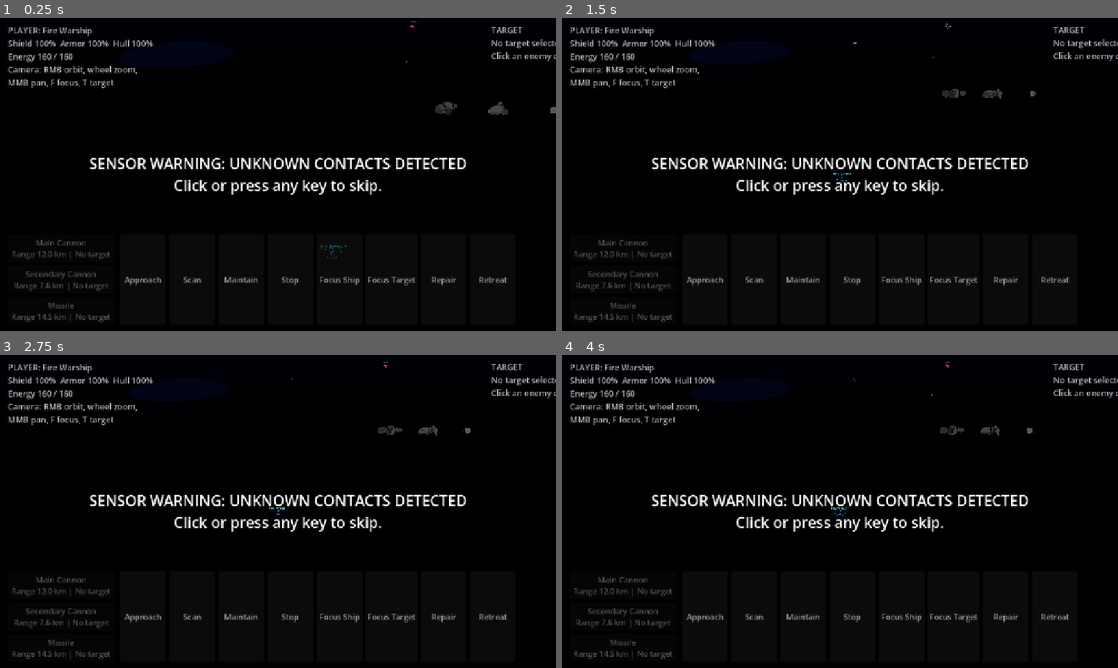
Above: before the commit, frames 1-4 (two rows, left to right).
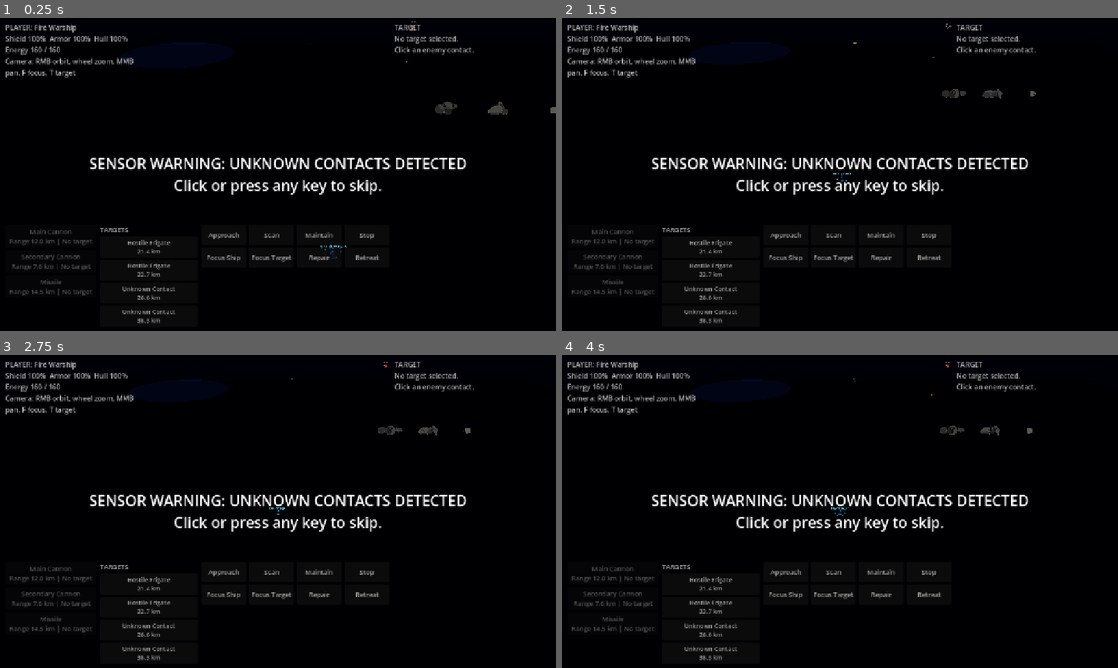
Above: after the commit, the same moments.

Repository: Anandkripal/battleship-story-rpg
Game: Godot game, scene res://scenes/combat/battle_3d.tscn
Same seed, same stepped clock (60 frames per second), same inputs: the game is played once before the commit and once after it. This scene is started directly instead of the project's main scene.
Inputs (mouse positions are in pixels of both pictures, inside the frame that each line leads up to):
- Up to frame 1 (0.25 s): no input
- Up to frame 2 (1.5 s): click "Approach" at 0.5 s; click "Scan" at 1.25 s
- Up to frame 3 (2.75 s): click "Maintain" at 2 s
- Up to frame 4 (4 s): click (712, 630) at 2.75 s, where only the run after the commit has a clickable "Unknown Contact 26.6 km"; click "Stop" at 3.5 s

The runs differ from the first frame. In frame 1, 5.1% of the frame differs, in the area x 1-100%, y 1-98%; in frame 2, 5.1%; in frame 3, 5.1%; in frame 4, 5.1%.

Commit message:
Improve demo battle targeting HUD

Diff:
--- a/scripts/combat/battle_controller.gd
+++ b/scripts/combat/battle_controller.gd
@@ -36,7 +36,8 @@
 var target_label: Label
 var log_label: Label
 var weapon_box: VBoxContainer
-var command_box: HBoxContainer
+var target_box: VBoxContainer
+var command_box: GridContainer
 var result: Dictionary = {}
 var battle_started := false
 var battle_ended := false
@@ -315,22 +316,22 @@
 
 	var margin := MarginContainer.new()
 	margin.set_anchors_and_offsets_preset(Control.PRESET_FULL_RECT)
-	margin.add_theme_constant_override("margin_left", 18)
-	margin.add_theme_constant_override("margin_right", 18)
-	margin.add_theme_constant_override("margin_top", 14)
-	margin.add_theme_constant_override("margin_bottom", 14)
+	margin.add_theme_constant_override("margin_left", 12)
+	margin.add_theme_constant_override("margin_right", 12)
+	margin.add_theme_constant_override("margin_top", 10)
+	margin.add_theme_constant_override("margin_bottom", 10)
 	root.add_child(margin)
 
 	var layout := VBoxContainer.new()
-	layout.add_theme_constant_override("separation", 8)
+	layout.add_theme_constant_override("separation", 6)
 	margin.add_child(layout)
 
 	var top := HBoxContainer.new()
-	top.add_theme_constant_override("separation", 14)
+	top.add_theme_constant_override("separation", 10)
 	layout.add_child(top)
 
 	player_label = _hud_label()
-	player_label.custom_minimum_size = Vector2(350, 130)
+	player_label.custom_minimum_size = Vector2(330, 116)
 	top.add_child(player_label)
 
 	var spacer := Control.new()
@@ -338,7 +339,7 @@
 	top.add_child(spacer)
 
 	target_label = _hud_label()
-	target_label.custom_minimum_size = Vector2(390, 150)
+	target_label.custom_minimum_size = Vector2(360, 128)
 	top.add_child(target_label)
 
 	var lower_spacer := Control.new()
@@ -346,20 +347,29 @@
 	layout.add_child(lower_spacer)
 
 	var bottom := HBoxContainer.new()
-	bottom.add_theme_constant_override("separation", 14)
+	bottom.add_theme_constant_override("separation", 8)
 	layout.add_child(bottom)
 
 	weapon_box = VBoxContainer.new()
-	weapon_box.add_theme_constant_override("separation", 8)
+	weapon_box.custom_minimum_size = Vector2(210, 0)
+	weapon_box.add_theme_constant_override("separation", 6)
 	bottom.add_child(weapon_box)
 
-	command_box = HBoxContainer.new()
-	command_box.add_theme_constant_override("separation", 8)
+	target_box = VBoxContainer.new()
+	target_box.custom_minimum_size = Vector2(225, 0)
+	target_box.add_theme_constant_override("separation", 5)
+	bottom.add_child(target_box)
+
+	command_box = GridContainer.new()
+	command_box.columns = 4
+	command_box.custom_minimum_size = Vector2(440, 0)
+	command_box.add_theme_constant_override("h_separation", 6)
+	command_box.add_theme_constant_override("v_separation", 6)
 	command_box.size_flags_horizontal = Control.SIZE_EXPAND_FILL
 	bottom.add_child(command_box)
 
 	log_label = _hud_label()
-	log_label.custom_minimum_size = Vector2(320, 110)
+	log_label.custom_minimum_size = Vector2(230, 104)
 	bottom.add_child(log_label)
 
 	_build_command_buttons()
@@ -401,6 +411,7 @@
 	]
 	target_label.text = _target_text()
 	_rebuild_weapon_buttons()
+	_rebuild_target_buttons()
 	_update_ship_markers()
 
 
@@ -441,25 +452,56 @@
 			weapon.get("display_name", weapon_id),
 			status_text
 		]
-		button.custom_minimum_size = Vector2(245, 64)
-		button.add_theme_font_size_override("font_size", 18)
+		button.custom_minimum_size = Vector2(210, 52)
+		button.add_theme_font_size_override("font_size", 15)
 		button.disabled = target_ship == null or not selected_ship.can_fire(index, target_ship)
 		button.pressed.connect(func() -> void: _fire_selected_weapon(index))
 		weapon_box.add_child(button)
 
 
+func _rebuild_target_buttons() -> void:
+	for child in target_box.get_children():
+		child.queue_free()
+	var title := Label.new()
+	title.text = "TARGETS"
+	title.add_theme_font_size_override("font_size", 15)
+	target_box.add_child(title)
+	for enemy in enemy_ships:
+		if enemy == null or enemy.destroyed_flag:
+			continue
+		var button := Button.new()
+		button.text = _target_button_text(enemy)
+		button.custom_minimum_size = Vector2(210, 42)
+		button.add_theme_font_size_override("font_size", 14)
+		button.pressed.connect(func() -> void: _select_target(enemy))
+		target_box.add_child(button)
+
+
+func _target_button_text(enemy: Variant) -> String:
+	var prefix := "> " if enemy == target_ship else ""
+	var distance_text: String = _format_distance(selected_ship.global_position.distance_to(enemy.global_position)) if selected_ship != null else ""
+	var detection: int = _detection_state(selected_ship, enemy)
+	match detection:
+		TARGETING.DetectionState.SCANNED:
+			return "%s%s\n%s" % [prefix, enemy.display_name, distance_text]
+		TARGETING.DetectionState.CLASSIFIED:
+			return "%sHostile %s\n%s" % [prefix, enemy.ship_class.capitalize(), distance_text]
+		_:
+			return "%sUnknown Contact\n%s" % [prefix, distance_text]
+
+
 func _add_command_button(text: String, callback: Callable) -> void:
 	var button := Button.new()
 	button.text = text
-	button.custom_minimum_size = Vector2(105, 56)
-	button.add_theme_font_size_override("font_size", 18)
+	button.custom_minimum_size = Vector2(104, 46)
+	button.add_theme_font_size_override("font_size", 15)
 	button.pressed.connect(callback)
 	command_box.add_child(button)
 
 
 func _hud_label() -> Label:
 	var label := Label.new()
-	label.add_theme_font_size_override("font_size", 19)
+	label.add_theme_font_size_override("font_size", 16)
 	label.autowrap_mode = TextServer.AUTOWRAP_WORD_SMART
 	return label
 
@@ -578,6 +620,17 @@
 	_log("Emergency repair restored %.0f hull." % repaired)
 
 
+func _select_target(new_target: Variant) -> void:
+	if new_target == null or new_target.destroyed_flag:
+		return
+	if target_ship != null and target_ship != new_target:
+		target_ship.set_selected(false)
+	target_ship = new_target
+	target_ship.set_selected(true)
+	_log("Target selected: %s." % TARGETING.detection_label(_detection_state(selected_ship, target_ship)))
+	_refresh_hud()
+
+
 func _handle_left_click(screen_position: Vector2) -> void:
 	var clicked_ship: Variant = _ship_at_screen_position(screen_position)
 	if clicked_ship != null:
@@ -588,11 +641,7 @@
 			selected_ship.set_selected(true)
 			_log("Selected %s." % selected_ship.display_name)
 		else:
-			if target_ship != null:
-				target_ship.set_selected(false)
-			target_ship = clicked_ship
-			target_ship.set_selected(true)
-			_log("Target selected: %s." % TARGETING.detection_label(_detection_state(selected_ship, target_ship)))
+			_select_target(clicked_ship)
 		return
 
 	var point := _screen_to_battle_plane(screen_position)
@@ -607,9 +656,11 @@
 	for ship in player_ships + enemy_ships:
 		if ship.destroyed_flag:
 			continue
+		if not camera.is_position_in_frustum(ship.global_position):
+			continue
 		var projected := camera.unproject_position(ship.global_position)
 		var distance := projected.distance_to(screen_position)
-		var pick_radius: float = max(42.0, float(ship.collision_radius) * 0.18)
+		var pick_radius: float = max(70.0, float(ship.collision_radius) * 0.42)
 		if distance < best_distance and distance < pick_radius:
 			best_distance = distance
 			best_ship = ship
--- a/tools/smoke_demo_battle.gd
+++ b/tools/smoke_demo_battle.gd
@@ -30,6 +30,14 @@
 		errors.append("Demo camera starts too far away.")
 	if battle.get("intro_active"):
 		errors.append("Demo battle should skip the cinematic intro.")
+	if battle.get("target_box") == null:
+		errors.append("Demo battle did not build a target button list.")
+	elif battle.get("target_box").get_child_count() < 4:
+		errors.append("Expected target title plus 3 enemy target buttons.")
+	if battle.get("command_box") == null:
+		errors.append("Demo battle did not build command grid.")
+	elif battle.get("command_box").get_child_count() < 8:
+		errors.append("Expected all command buttons in compact command grid.")
 	if _count_loaded_optional_models(battle) > 0:
 		errors.append("Demo battle loaded optional model assets instead of fast fallback visuals.")
 	if _count_nodes_of_type(battle, "GPUParticles3D") > 0:
@@ -43,6 +51,9 @@
 			errors.append("Player ship is outside the opening camera frustum.")
 		if not camera.is_position_in_frustum(target_ship.global_position):
 			errors.append("Selected target is outside the opening camera frustum.")
+	var hud_width: float = _largest_control_right_edge(battle)
+	if hud_width > 1280.0:
+		errors.append("HUD extends beyond 1280px viewport: %.1f." % hud_width)
 
 	var elapsed_msec: int = Time.get_ticks_msec() - start_msec
 	if elapsed_msec > 3000:
@@ -76,3 +87,13 @@
 	for child in node.get_children():
 		count += _count_nodes_of_type(child, type_name)
 	return count
+
+
+func _largest_control_right_edge(node: Node) -> float:
+	var value := 0.0
+	if node is Control:
+		var control := node as Control
+		value = max(value, control.global_position.x + control.size.x)
+	for child in node.get_children():
+		value = max(value, _largest_control_right_edge(child))
+	return value
